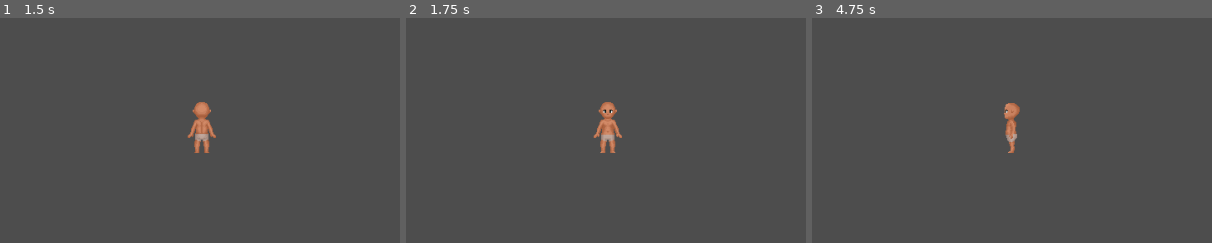
Above: before the commit, frames 1-3 (left to right).
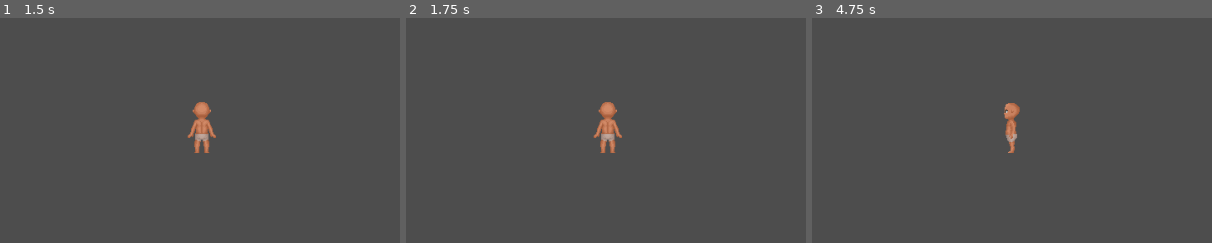
Above: after the commit, the same moments.

Repository: OtterStyles/Woodentale
Game: Godot game, scene res://Scene/TestHub.tscn
The game is run twice, just before and just after one commit, with the same random seed, the same clock (stepped at 60 frames per second) and the same inputs.
Inputs (mouse positions are % of the whole screen's width and height, from its top left):
- Up to frame 1 (1.5 s): tap Enter at 0.5 s; move the mouse to (72, 45) at 0.52 s; press the mouse at (72, 45) at 0.53 s; hold D (right) 0.53-1.28 s; tap Space at 1.25 s; move the mouse to (30, 55) at 1.27 s; release the mouse at (30, 55) at 1.28 s; hold S (down) from 1.28 s (still down); click (30, 55) at 1.35 s
- Up to frame 2 (1.75 s): keep holding S (down)
- Up to frame 3 (4.75 s): tap Enter at 2, 3.5 s; move the mouse to (60, 28) at 2.02 s; release S (down) at 2.03 s; press the mouse at (60, 28) at 2.03 s; hold D (right) 2.03-2.78 s; tap Space at 2.75, 4.25 s; move the mouse to (45, 70) at 2.77 s; release the mouse at (45, 70) at 2.78 s; hold W (up) 2.78-3.53 s; click (45, 70) at 2.85 s; move the mouse to (80, 65) at 3.52 s; press the mouse at (80, 65) at 3.53 s; hold A (left) from 3.53 s (still down); move the mouse to (20, 35) at 4.27 s; release the mouse at (20, 35) at 4.28 s; click (20, 35) at 4.35 s
The pictures show only the part of the screen within x 25-75%, y 20-70%; the shares and areas given below are measured in that part.

Frame 1 is identical in both runs. In frame 2, less than 0.1% of the frame differs, in the area x 48-53%, y 40-60%; in frame 3, nothing differs.

Commit message:
Added States fixed Working bug !! Bug it resets to defualt sometimes

Diff:
--- a/Woodentale/PreFab/Player.tscn
+++ b/Woodentale/PreFab/Player.tscn
@@ -5,54 +5,8 @@
 [ext_resource type="PackedScene" uid="uid://csqsmt2ap7qo6" path="res://PreFab/Utilities/hurtbox.tscn" id="3_mpqox"]
 [ext_resource type="PackedScene" uid="uid://cy28ijqj4v7b4" path="res://PreFab/Utilities/hitbox.tscn" id="4_ld7ar"]
 
-[sub_resource type="CapsuleShape2D" id="CapsuleShape2D_m5e5d"]
-height = 60.0
-
-[sub_resource type="CapsuleShape2D" id="CapsuleShape2D_dwi6s"]
-radius = 7.0
-height = 58.0
-
-[sub_resource type="CapsuleShape2D" id="CapsuleShape2D_n7abs"]
-radius = 8.0
-
 [sub_resource type="Animation" id="Animation_5org2"]
 length = 0.001
-tracks/0/type = "value"
-tracks/0/imported = false
-tracks/0/enabled = true
-tracks/0/path = NodePath("Collision/Hitbox/CollisionShape2D:disabled")
-tracks/0/interp = 1
-tracks/0/loop_wrap = true
-tracks/0/keys = {
-"times": PackedFloat32Array(0),
-"transitions": PackedFloat32Array(1),
-"update": 0,
-"values": [true]
-}
-tracks/1/type = "value"
-tracks/1/imported = false
-tracks/1/enabled = true
-tracks/1/path = NodePath("Collision/Hitbox:rotation")
-tracks/1/interp = 1
-tracks/1/loop_wrap = true
-tracks/1/keys = {
-"times": PackedFloat32Array(0),
-"transitions": PackedFloat32Array(1),
-"update": 0,
-"values": [1.5708]
-}
-tracks/2/type = "value"
-tracks/2/imported = false
-tracks/2/enabled = true
-tracks/2/path = NodePath("Collision/Hitbox:position")
-tracks/2/interp = 1
-tracks/2/loop_wrap = true
-tracks/2/keys = {
-"times": PackedFloat32Array(0),
-"transitions": PackedFloat32Array(1),
-"update": 0,
-"values": [Vector2(-25, -5)]
-}
 
 [sub_resource type="Animation" id="23"]
 resource_name = "idle_DOWN"
@@ -263,6 +217,20 @@
 "update": 0,
 "values": [0.0]
 }
+tracks/3/type = "method"
+tracks/3/imported = false
+tracks/3/enabled = true
+tracks/3/path = NodePath(".")
+tracks/3/interp = 1
+tracks/3/loop_wrap = true
+tracks/3/keys = {
+"times": PackedFloat32Array(1),
+"transitions": PackedFloat32Array(1),
+"values": [{
+"args": [],
+"method": &"resetAnimationState"
+}]
+}
 
 [sub_resource type="Animation" id="Animation_417go"]
 resource_name = "work_LEFT"
@@ -273,7 +241,7 @@
 tracks/0/interp = 1
 tracks/0/loop_wrap = true
 tracks/0/keys = {
-"times": PackedFloat32Array(0, 0.2, 0.9),
+"times": PackedFloat32Array(0, 0.2, 1),
 "transitions": PackedFloat32Array(1, 1, 1),
 "update": 1,
 "values": [true, false, true]
@@ -302,6 +270,20 @@
 "update": 0,
 "values": [1.5708]
 }
+tracks/3/type = "method"
+tracks/3/imported = false
+tracks/3/enabled = true
+tracks/3/path = NodePath(".")
+tracks/3/interp = 1
+tracks/3/loop_wrap = true
+tracks/3/keys = {
+"times": PackedFloat32Array(1),
+"transitions": PackedFloat32Array(1),
+"values": [{
+"args": [],
+"method": &"resetAnimationState"
+}]
+}
 
 [sub_resource type="Animation" id="Animation_67f5q"]
 resource_name = "work_RIGHT"
@@ -312,7 +294,7 @@
 tracks/0/interp = 1
 tracks/0/loop_wrap = true
 tracks/0/keys = {
-"times": PackedFloat32Array(0, 0.2, 0.9),
+"times": PackedFloat32Array(0, 0.2, 1),
 "transitions": PackedFloat32Array(1, 1, 1),
 "update": 1,
 "values": [true, false, true]
@@ -341,6 +323,20 @@
 "update": 0,
 "values": [1.5708]
 }
+tracks/3/type = "method"
+tracks/3/imported = false
+tracks/3/enabled = true
+tracks/3/path = NodePath(".")
+tracks/3/interp = 1
+tracks/3/loop_wrap = true
+tracks/3/keys = {
+"times": PackedFloat32Array(1),
+"transitions": PackedFloat32Array(1),
+"values": [{
+"args": [],
+"method": &"resetAnimationState"
+}]
+}
 
 [sub_resource type="Animation" id="Animation_2c8pe"]
 resource_name = "work_UP"
@@ -351,7 +347,7 @@
 tracks/0/interp = 1
 tracks/0/loop_wrap = true
 tracks/0/keys = {
-"times": PackedFloat32Array(0, 0.2, 0.9),
+"times": PackedFloat32Array(0, 0.2, 1),
 "transitions": PackedFloat32Array(1, 1, 1),
 "update": 1,
 "values": [true, false, true]
@@ -379,6 +375,20 @@
 "transitions": PackedFloat32Array(1),
 "update": 0,
 "values": [0.0]
+}
+tracks/3/type = "method"
+tracks/3/imported = false
+tracks/3/enabled = true
+tracks/3/path = NodePath(".")
+tracks/3/interp = 1
+tracks/3/loop_wrap = true
+tracks/3/keys = {
+"times": PackedFloat32Array(1),
+"transitions": PackedFloat32Array(1),
+"values": [{
+"args": [],
+"method": &"resetAnimationState"
+}]
 }
 
 [sub_resource type="AnimationLibrary" id="AnimationLibrary_xxcig"]
@@ -509,59 +519,69 @@
 
 [sub_resource type="AnimationNodeStateMachinePlayback" id="AnimationNodeStateMachinePlayback_dsb3h"]
 
+[sub_resource type="CapsuleShape2D" id="CapsuleShape2D_m5e5d"]
+height = 60.0
+
+[sub_resource type="CapsuleShape2D" id="CapsuleShape2D_dwi6s"]
+radius = 7.0
+height = 58.0
+
+[sub_resource type="CapsuleShape2D" id="CapsuleShape2D_n7abs"]
+radius = 8.0
+
 [node name="Player" type="CharacterBody2D"]
 script = ExtResource("2")
 
 [node name="Animation" type="Node" parent="."]
 
-[node name="Sprite" type="Sprite2D" parent="."]
-texture_filter = 1
-position = Vector2(0, -32)
-texture = ExtResource("2_eicqr")
-flip_h = true
-hframes = 10
-vframes = 10
-frame = 20
-
-[node name="Camera2D" type="Camera2D" parent="."]
-current = true
-smoothing_enabled = true
-
-[node name="CollisionShape2D" type="CollisionShape2D" parent="."]
-position = Vector2(0, -30)
-shape = SubResource("CapsuleShape2D_m5e5d")
-
-[node name="Collision" type="Node2D" parent="."]
-
-[node name="hurtbox" parent="Collision" instance=ExtResource("3_mpqox")]
-position = Vector2(0, -30)
-
-[node name="CollisionShape2D" parent="Collision/hurtbox" index="0"]
-scale = Vector2(1, 0.995297)
-shape = SubResource("CapsuleShape2D_dwi6s")
-
-[node name="Hitbox" parent="Collision" instance=ExtResource("4_ld7ar")]
-position = Vector2(-25, -5)
-rotation = 1.5708
-
-[node name="CollisionShape2D" parent="Collision/Hitbox" index="0"]
-shape = SubResource("CapsuleShape2D_n7abs")
-disabled = true
-
-[node name="AnimationPlayer" type="AnimationPlayer" parent="."]
+[node name="AnimationPlayer" type="AnimationPlayer" parent="Animation"]
+root_node = NodePath("../..")
 libraries = {
 "": SubResource("AnimationLibrary_xxcig")
 }
 
-[node name="AnimationTree" type="AnimationTree" parent="."]
+[node name="AnimationTree" type="AnimationTree" parent="Animation"]
 tree_root = SubResource("6")
 anim_player = NodePath("../AnimationPlayer")
 active = true
 parameters/playback = SubResource("AnimationNodeStateMachinePlayback_dsb3h")
 parameters/Attacking/blend_position = Vector2(0, 0)
-parameters/Idle/blend_position = Vector2(-1, 0)
+parameters/Idle/blend_position = Vector2(0, 0)
 parameters/Walking/blend_position = Vector2(0, 0)
 parameters/Working/blend_position = Vector2(0, 0)
 
+[node name="Sprite" type="Sprite2D" parent="."]
+texture_filter = 1
+position = Vector2(0, -32)
+texture = ExtResource("2_eicqr")
+hframes = 10
+vframes = 10
+frame = 10
+
+[node name="Camera2D" type="Camera2D" parent="."]
+current = true
+smoothing_enabled = true
+
+[node name="CollisionShape2D" type="CollisionShape2D" parent="."]
+position = Vector2(0, -30)
+shape = SubResource("CapsuleShape2D_m5e5d")
+
+[node name="Collision" type="Node2D" parent="."]
+
+[node name="hurtbox" parent="Collision" instance=ExtResource("3_mpqox")]
+position = Vector2(0, -30)
+
+[node name="CollisionShape2D" parent="Collision/hurtbox" index="0"]
+scale = Vector2(1, 0.995297)
+shape = SubResource("CapsuleShape2D_dwi6s")
+
+[node name="Hitbox" parent="Collision" instance=ExtResource("4_ld7ar")]
+position = Vector2(-25, -5)
+rotation = 1.5708
+
+[node name="CollisionShape2D" parent="Collision/Hitbox" index="0"]
+shape = SubResource("CapsuleShape2D_n7abs")
+disabled = true
+
 [editable path="Collision/hurtbox"]
 [editable path="Collision/Hitbox"]
--- a/Woodentale/Skripts/Player.gd
+++ b/Woodentale/Skripts/Player.gd
@@ -8,32 +8,52 @@
 @export var ACCELERATION: float = 1000
 @export var FRICTION: float = 1500
 
+
 # Movement
 var SPEED = 0
 var sprint = 1
 var direction = Vector2.ZERO
-const animationsName = ['Working','Walking','Idle','Atacking']
-const animationWaits = ['Working']
-var animationStateMachine;
+
+# Animations
+enum {
+	MOVE,
+	WORKING,
+	ATTACKING
+}
+var state = MOVE
+@onready var animationStateMachine = $Animation/AnimationTree.get("parameters/playback");
+@onready var animationTree = $Animation/AnimationTree
+
 func _ready():
-	animationStateMachine = $AnimationTree.get("parameters/playback")
+	animationTree.active = true;
+
 func _process(delta) -> void:
 	calculateStats()
-	getInput()
 
 func _physics_process(delta) -> void:
-	#https://www.youtube.com/watch?v=0nd1zNiy0C4&list=PL9FzW-m48fn2SlrW0KoLT4n5egNdX-W9a&index=9
+	match state:
+		MOVE:
+			move_state(delta)
+		WORKING:
+			working_state(delta)
+		ATTACKING:
+			pass
+
+
+func move_state(delta: float) -> void:
+	getInput()
 	handleMovement(delta)
 	move_and_slide()
+
+func working_state(delta: float) -> void:
+	handelAnimation("Working")
+	applyFriction(FRICTION * delta)
 
 func getInput() -> void:
 	sprint = 1
 	var current: StringName = animationStateMachine.get_current_node()
 	if Input.is_action_pressed("work"):
-		handleAnimations("Working")
-		return
-	if current in animationWaits:
-		return
+		state = WORKING
 	if Input.is_action_pressed("sprint"):
 		sprint = SPEED_SPRINT_MULT
 	handleMovementInputs()
@@ -43,17 +63,17 @@
 	direction.x = int(Input.is_action_pressed("right")) - int(Input.is_action_pressed("left"))
 	direction.y = int(Input.is_action_pressed("down")) - int(Input.is_action_pressed("up"))
 	direction = direction.normalized()
+
+
+func handleMovement(delta: float) -> void:
 	if direction != Vector2.ZERO:
 		changeBlendPositions()
-
-func handleMovement(delta: float) -> void:
-	if direction == Vector2.ZERO:
-		handleAnimations("Idle")
-		applyFriction(FRICTION * delta)
-	else:
-		handleAnimations("Walking")
+		handelAnimation("Walking")
 		applyMovement(direction * ACCELERATION * delta)
 		applyFrictionOnUnsuedAxis(direction, FRICTION*delta)
+	else:
+		handelAnimation("Idle")
+		applyFriction(FRICTION * delta)
 
 func applyMovement(acceleration: Vector2) -> void:
 	velocity += acceleration
@@ -81,12 +101,16 @@
 		return
 
 func changeBlendPositions() -> void:
-	for param in animationsName:
-		$AnimationTree.set("parameters/"+param+"/blend_position", direction)
-
-
-func handleAnimations(changePostionTo: String) -> void:
-	animationStateMachine.travel(changePostionTo)
+	print(direction)
+	animationTree.set("parameters/Idle/blend_position", direction)
+	animationTree.set("parameters/Walking/blend_position", direction)
+	animationTree.set("parameters/Working/blend_position", direction)
 
 func calculateStats() -> void:
 	SPEED = (SPEED_DEFAULT + SPEEDABS) * SPEEDPERC
+
+func handelAnimation(NodeName: StringName) -> void:
+	animationStateMachine.travel(NodeName)
+
+func resetAnimationState() -> void:
+	state = MOVE
